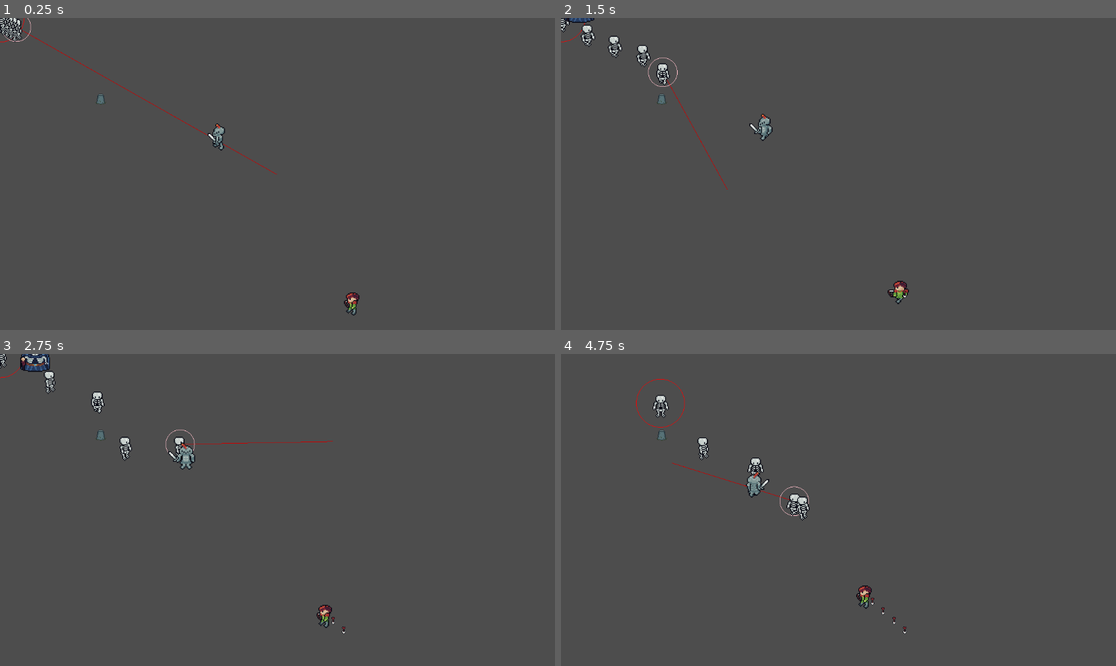
Above: before the commit, frames 1-4 (two rows, left to right).
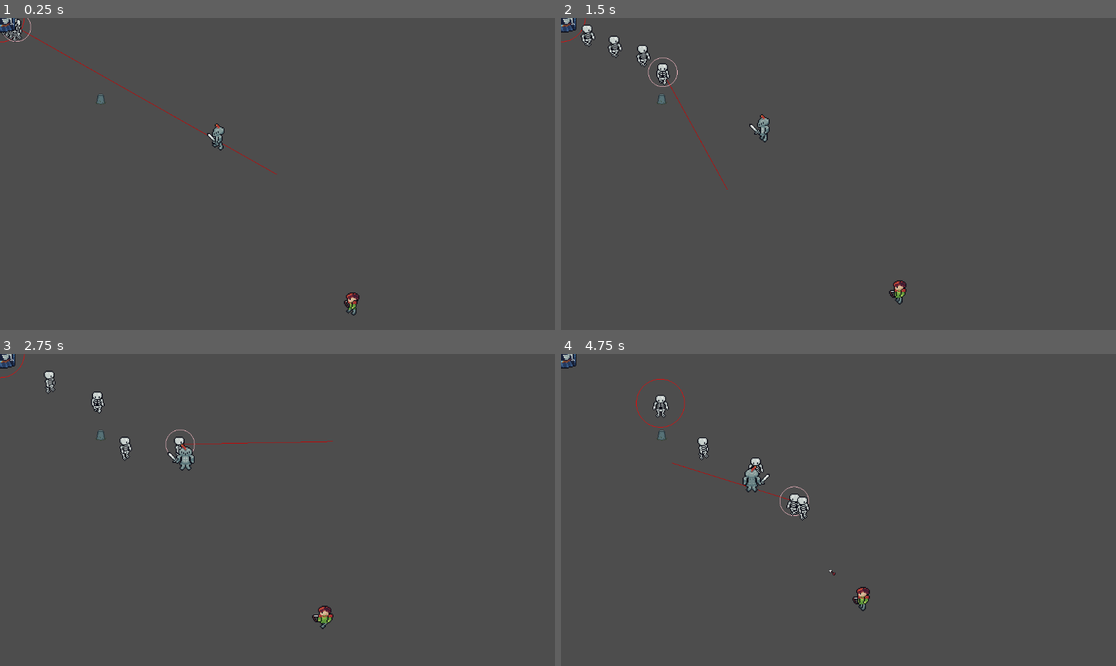
Above: after the commit, the same moments.

Repository: iris-nkhn/Mini-Jam-208
Game: Godot game, scene res://scenes/root.tscn
Same seed, same stepped clock (60 frames per second), same inputs: the game is played once before the commit and once after it. The engine's default icon, where the game draws it, is replaced by a stand-in: a white triangle on a blue panel in a dark square.
Inputs (mouse positions are in pixels of both pictures, inside the frame that each line leads up to):
- Up to frame 1 (0.25 s): no input
- Up to frame 2 (1.5 s): move the mouse to (960, 158) at 0.52 s; hold D (Right) 0.53-1.28 s; move the mouse to (727, 189) at 1.27 s; hold S (Down) from 1.28 s (still down)
- Up to frame 3 (2.75 s): move the mouse to (333, 441) at 2.02 s; release S (Down) at 2.03 s; hold D (Right) from 2.03 s (still down)
- Up to frame 4 (4.75 s): move the mouse to (810, 572) at 2.77 s; release D (Right) at 2.78 s; hold W (Up) 2.78-3.53 s; move the mouse to (1005, 556) at 3.52 s; hold A (Left) from 3.53 s (still down); move the mouse to (672, 463) at 4.27 s

The runs differ from the first frame. In frame 1, 0.2% of the frame differs, in the area x 0-41%, y 0-43%; in frame 2, 0.4%; in frame 3, 0.7%, in the area x 0-63%, y 0-90%; in frame 4, 0.6%.
Error after the commit: Parse Error: Expected indented block after function declaration. (res://scenes/necro/necro.gd:31)

Commit message:
Work on arrows

Diff:
--- a/scenes/enemies/archer/archer.tscn
+++ b/scenes/enemies/archer/archer.tscn
@@ -13,7 +13,7 @@
 script = ExtResource("1_bm116")
 type = 2
 speed = 30.0
-attack_delay = 1.0
+attack_delay = 3.0
 
 [node name="CollisionShape2D" type="CollisionShape2D" parent="." unique_id=1675349564]
 shape = SubResource("CircleShape2D_6xk8f")
--- /dev/null
+++ b/scenes/enemies/archer/arrow.gd
@@ -0,0 +1,19 @@
+extends RigidBody2D
+
+var damage = 2
+
+# Called when the node enters the scene tree for the first time.
+func _ready() -> void:
+	pass # Replace with function body.
+
+
+# Called every frame. 'delta' is the elapsed time since the previous frame.
+func _process(delta: float) -> void:
+
+	pass
+
+func _physics_process(delta: float) -> void:
+	var collision = move_and_collide(Vector2.ZERO)
+	if collision != null:
+		collision.get_collider().take_damage(damage)
+		queue_free()
--- a/scenes/enemies/archer/arrow.tscn
+++ b/scenes/enemies/archer/arrow.tscn
@@ -1,15 +1,22 @@
 [gd_scene format=3 uid="uid://yeuam1vr8m38"]
 
 [ext_resource type="Texture2D" uid="uid://bqmmj43uj11fa" path="res://assets/sprites/arrow_sprite.png" id="1_hjwpv"]
+[ext_resource type="Script" uid="uid://bmmpr3mcip46j" path="res://scenes/enemies/archer/arrow.gd" id="1_qhvnr"]
+
+[sub_resource type="PhysicsMaterial" id="PhysicsMaterial_hjwpv"]
+friction = 0.0
 
 [sub_resource type="RectangleShape2D" id="RectangleShape2D_qhvnr"]
 size = Vector2(11, 20)
 
 [node name="Arrow" type="RigidBody2D" unique_id=1554513101]
 collision_layer = 8
+physics_material_override = SubResource("PhysicsMaterial_hjwpv")
+script = ExtResource("1_qhvnr")
 
 [node name="CollisionShape2D" type="CollisionShape2D" parent="." unique_id=1993495212]
 position = Vector2(0.5, 0)
+rotation = 4.712389
 shape = SubResource("RectangleShape2D_qhvnr")
 
 [node name="Sprite2D" type="Sprite2D" parent="CollisionShape2D" unique_id=22171879]
--- a/scenes/enemies/archer/bow.gd
+++ b/scenes/enemies/archer/bow.gd
@@ -1,7 +1,7 @@
 extends Node2D
 
 @onready var archer : Enemy = get_parent()
-var arrow_speed : float = 5
+var arrow_speed : float = 5000
 # Called when the node enters the scene tree for the first time.
 func _ready() -> void:
 
@@ -22,6 +22,7 @@
 	get_tree().root.add_child(arrow)
 	arrow.global_position = global_position
 	arrow.apply_force(firing_calculations())
+	arrow.rotation = firing_calculations().angle()
 
 func firing_calculations() -> Vector2:
 
--- a/scenes/enemies/enemy.gd
+++ b/scenes/enemies/enemy.gd
@@ -32,7 +32,9 @@
 	i = i + delta
 
 	if i >= 0.05:
-		play_animation_direction(get_direction(last_pos))
+
+		play_animation_move_direction(get_direction(last_pos))
+
 		i = 0
 
 	last_pos = global_position
@@ -86,7 +88,7 @@
 		else:
 			return "Down"
 
-func play_animation_direction(_direction : String) -> void:
+func play_animation_move_direction(_direction : String) -> void:
 	if _direction == "Left":
 		animator.play("move_left")
 	if _direction == "Right":
@@ -95,6 +97,16 @@
 		animator.play("move_up")
 	if _direction == "Down":
 		animator.play("move_down")
+
+func play_animation_attack_direction(_direction : String) -> void:
+	if _direction == "Left":
+		animator.play("attack_left")
+	if _direction == "Right":
+		animator.play("attack_right")
+	if _direction == "Up":
+		animator.play("attack_up")
+	if _direction == "Down":
+		animator.play("attack_down")
 
 func set_sprite(type : Enemy.undead_types) -> void:
 	if type==0:
--- a/scenes/enemies/knight/sword.gd
+++ b/scenes/enemies/knight/sword.gd
@@ -20,7 +20,7 @@
 	#print(global_position.distance_to(target.global_position))
 	if global_position.distance_to(knight.target.global_position) <= knight.attack_radius:
 		print("daño")
-		#knight.animator.play("move_right")
+		knight.play_animation_attack_direction(knight.get_direction(knight.last_pos))
 		knight.target.take_damage(knight.damage)
 
 #func play_attack() -> void:
--- a/scenes/necro/necro.gd
+++ b/scenes/necro/necro.gd
@@ -2,6 +2,7 @@
 
 
 const SPEED = 50
+var hp = 3
 
 func _ready() -> void:
 	pass
@@ -26,3 +27,5 @@
 		velocity = Vector2.ZERO
 
 	move_and_slide()
+
+func take_damage(damage : int) -> void:
--- a/scenes/visuals/components/char_anim_sprite_component.tscn
+++ b/scenes/visuals/components/char_anim_sprite_component.tscn
@@ -20,7 +20,6 @@
 [sub_resource type="Animation" id="Animation_846ri"]
 resource_name = "attack_down"
 length = 0.5
-loop_mode = 1
 step = 0.125
 tracks/0/type = "value"
 tracks/0/imported = false
@@ -38,7 +37,6 @@
 [sub_resource type="Animation" id="Animation_r7tts"]
 resource_name = "attack_left"
 length = 0.5
-loop_mode = 1
 step = 0.125
 tracks/0/type = "value"
 tracks/0/imported = false
@@ -56,7 +54,6 @@
 [sub_resource type="Animation" id="Animation_w0ujl"]
 resource_name = "attack_right"
 length = 0.5
-loop_mode = 1
 step = 0.125
 tracks/0/type = "value"
 tracks/0/imported = false
@@ -74,7 +71,6 @@
 [sub_resource type="Animation" id="Animation_kingy"]
 resource_name = "attack_up"
 length = 0.5
-loop_mode = 1
 step = 0.125
 tracks/0/type = "value"
 tracks/0/imported = false
@@ -164,7 +160,6 @@
 [sub_resource type="Animation" id="Animation_6mebn"]
 resource_name = "move_down"
 length = 0.5
-loop_mode = 1
 step = 0.125
 tracks/0/type = "value"
 tracks/0/imported = false
@@ -182,7 +177,6 @@
 [sub_resource type="Animation" id="Animation_i5eeg"]
 resource_name = "move_left"
 length = 0.5
-loop_mode = 1
 step = 0.125
 tracks/0/type = "value"
 tracks/0/imported = false
@@ -200,7 +194,6 @@
 [sub_resource type="Animation" id="Animation_um1n7"]
 resource_name = "move_right"
 length = 0.5
-loop_mode = 1
 step = 0.125
 tracks/0/type = "value"
 tracks/0/imported = false
@@ -218,7 +211,6 @@
 [sub_resource type="Animation" id="Animation_876y2"]
 resource_name = "move_up"
 length = 0.5
-loop_mode = 1
 step = 0.125
 tracks/0/type = "value"
 tracks/0/imported = false
@@ -326,15 +318,17 @@
 [sub_resource type="AnimationNodeStateMachineTransition" id="AnimationNodeStateMachineTransition_lkbbp"]
 
 [sub_resource type="AnimationNodeStateMachineTransition" id="AnimationNodeStateMachineTransition_u440e"]
+switch_mode = 2
 
 [sub_resource type="AnimationNodeStateMachineTransition" id="AnimationNodeStateMachineTransition_r77ds"]
+switch_mode = 2
 
 [sub_resource type="AnimationNodeStateMachineTransition" id="AnimationNodeStateMachineTransition_63fyf"]
 
 [sub_resource type="AnimationNodeStateMachine" id="AnimationNodeStateMachine_p55rb"]
 states/Start/position = Vector2(197, 97)
 states/attack_blend_space/node = SubResource("AnimationNodeBlendSpace2D_kxqf4")
-states/attack_blend_space/position = Vector2(524, 40)
+states/attack_blend_space/position = Vector2(524, 38)
 states/idle_blend_space/node = SubResource("AnimationNodeBlendSpace2D_y6tfh")
 states/idle_blend_space/position = Vector2(378, 164)
 states/move_blend_space/node = SubResource("AnimationNodeBlendSpace2D_v7p8g")
Not shown, added: scenes/enemies/archer/arrow.gd.uid
